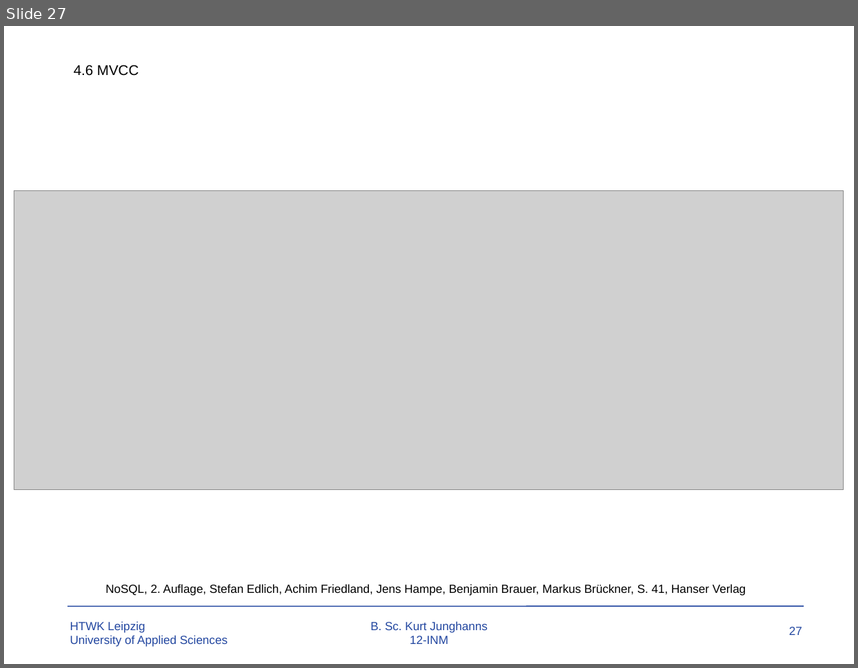
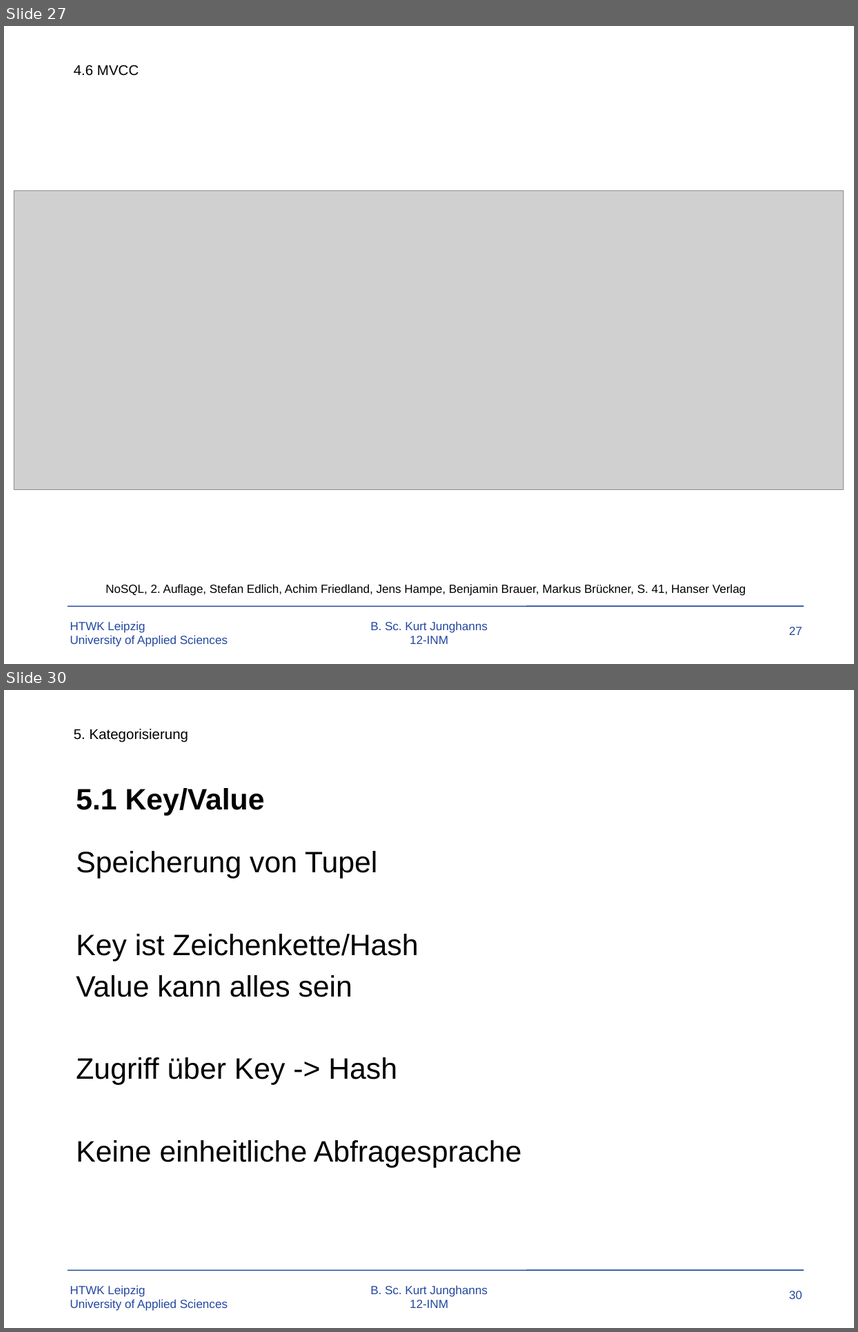
Before and after one commit to TBoonX/OS-Datenbanken, a slide deck: Praesentation.pptx. Shown one above the other, each under a label of ours: slide 27 before the commit, slides 27 and 30 after it; the slides between them are not shown. The pictures are 858x668 and 858x1332 pixels, drawn with LibreOffice and Linux fonts; fonts in the diff are those of the drawing; grey boxes stand for pictures; background and template pictures are left out. Boxes give left, top, right and bottom in pixels: in the first picture for what was removed or moved away, otherwise in the second. Text is boxed around its words. In the diff, an @@ line names an element or a change of style, - is before the commit and + after.

```diff
--- a/Praesentation.pptx
+++ b/Praesentation.pptx
@@ slide 30 added at [4, 690, 854, 1328], background #FFFFFF; not listed: 4 template elements that a slide beside it also shows @@
@@ text added at [74, 729, 189, 742], 12 pt, text #000000 @@
+5. Kategorisierung
@@ title added at [76, 788, 265, 815], 25 pt, text #000000, bold @@
+5.1 Key/Value
@@ text added at [76, 851, 522, 1167], 25 pt, text #000000 @@
+Speicherung von Tupel
+Key ist Zeichenkette/Hash
+Value kann alles sein
+Zugriff über Key -> Hash
+Keine einheitliche Abfragesprache
```
Also in this commit, not shown: 6 slides changed, 5 other slides added.
